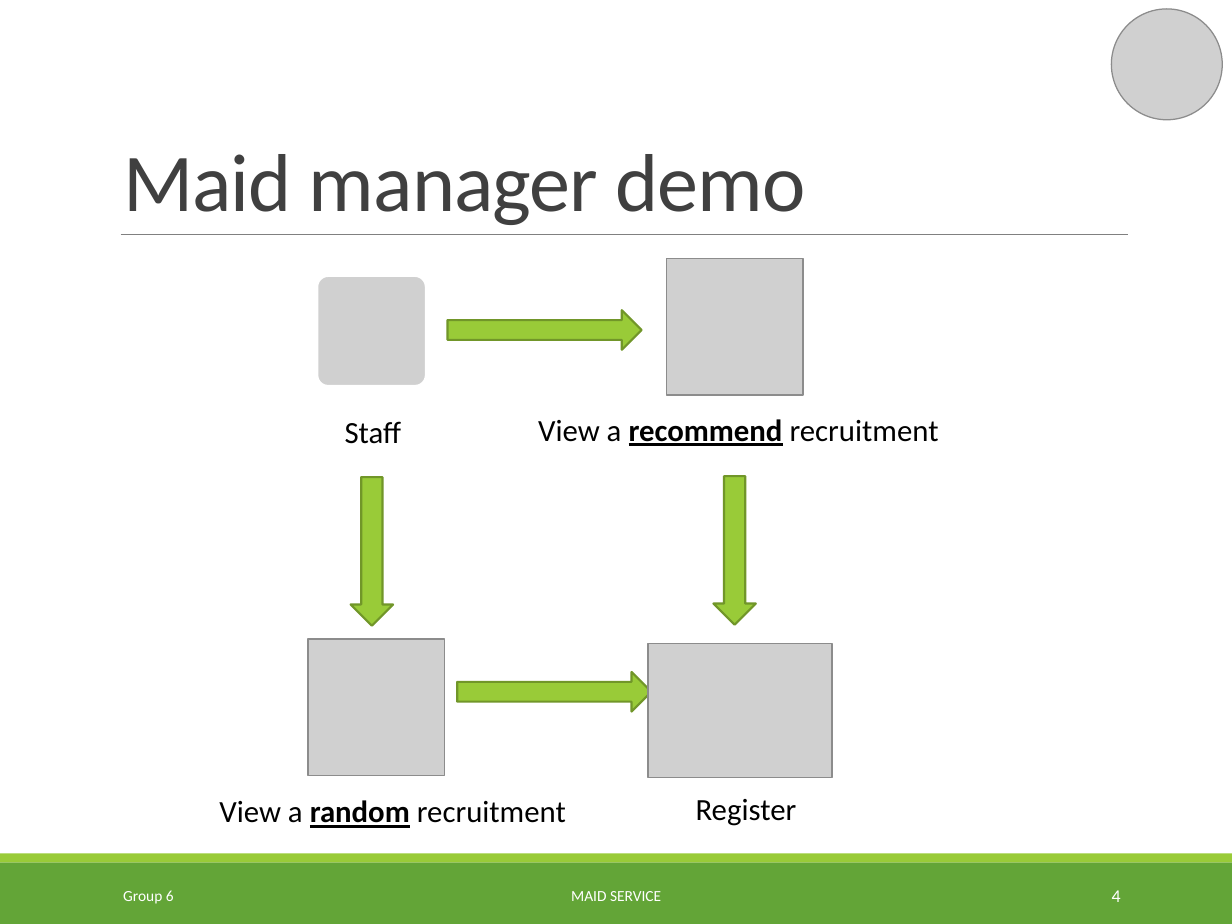
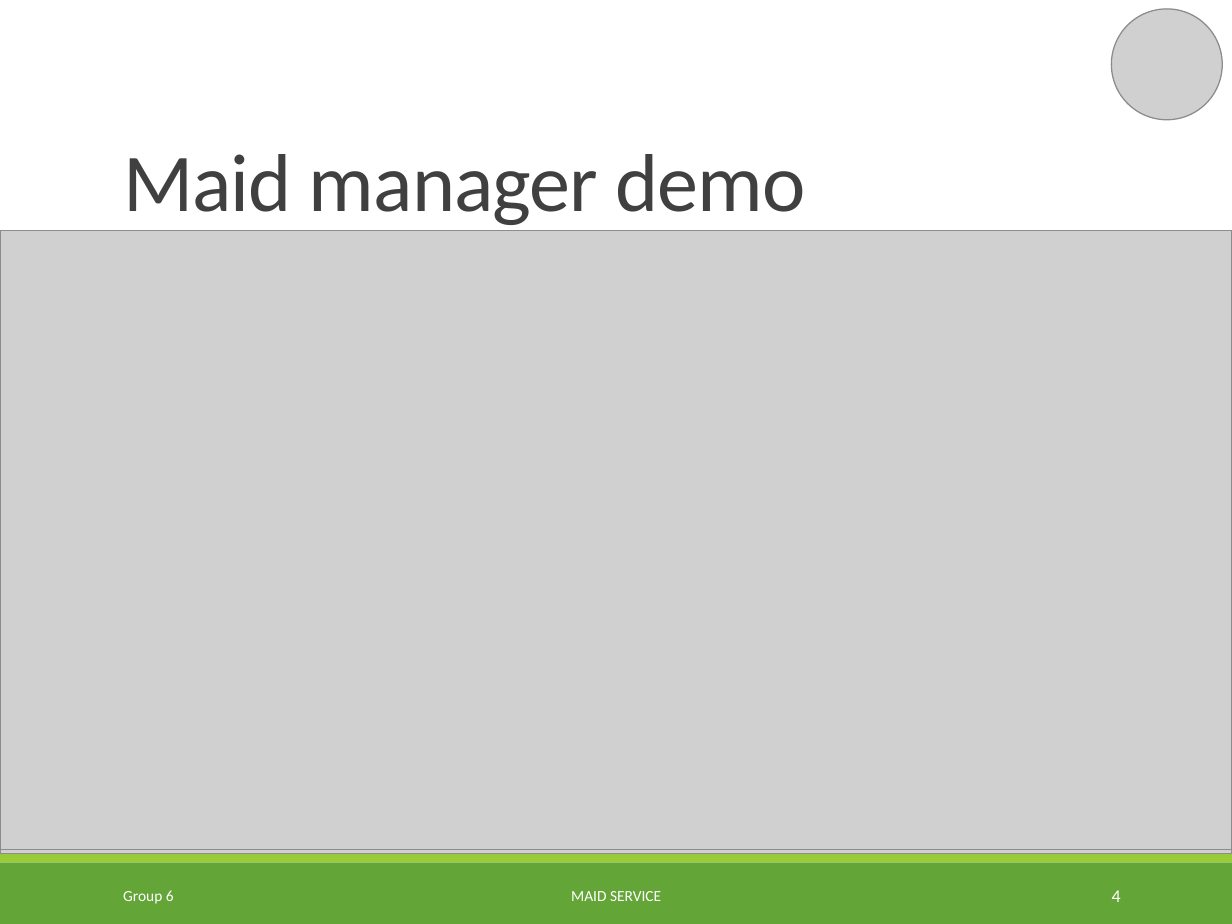
Before and after one commit to TuanBT/ms-website, a slide deck: slide 4 of 06.Personal Archives/02.TuyenMQ/MS_Slide.pptx. Drawn at 1232x924 pixels with LibreOffice and Linux fonts; fonts in the diff are those of the drawing; grey boxes stand for pictures; background and template pictures are left out. Boxes give left, top, right and bottom in pixels: in the first picture for what was removed or moved away, otherwise in the second. Text is boxed around its words. In the diff, an @@ line names an element or a change of style, - is before the commit and + after.

```diff
--- a/06.Personal Archives/02.TuyenMQ/MS_Slide.pptx
+++ b/06.Personal Archives/02.TuyenMQ/MS_Slide.pptx
@@ picture added at [0, 239, 1231, 851] @@
@@ picture added at [0, 230, 1228, 851] @@
@@ picture added at [0, 237, 1228, 849] @@
@@ picture added at [0, 234, 1232, 844] @@
@@ picture added at [0, 230, 1232, 849] @@
@@ picture added at [1, 235, 1231, 854] @@
@@ line removed from (121, 234) to (1127, 234) @@
@@ picture added at [0, 240, 1232, 853] @@
@@ picture removed at [667, 259, 803, 395] @@
@@ picture removed at [317, 276, 425, 386] @@
@@ right arrow removed at [447, 310, 642, 350] @@
@@ text removed at [538, 419, 939, 446] @@
-View a recommend recruitment
@@ text removed at [345, 421, 402, 444] @@
-Staff
@@ down arrow removed at [351, 477, 393, 626] @@
@@ down arrow removed at [713, 477, 755, 626] @@
@@ picture removed at [308, 639, 445, 776] @@
@@ picture removed at [648, 644, 833, 779] @@
@@ right arrow removed at [457, 671, 652, 711] @@
@@ text removed at [219, 800, 566, 828] @@
-View a random recruitment
@@ text removed at [696, 799, 797, 826] @@
-Register
```
Also in this commit, not shown: 1 other slide changed.
